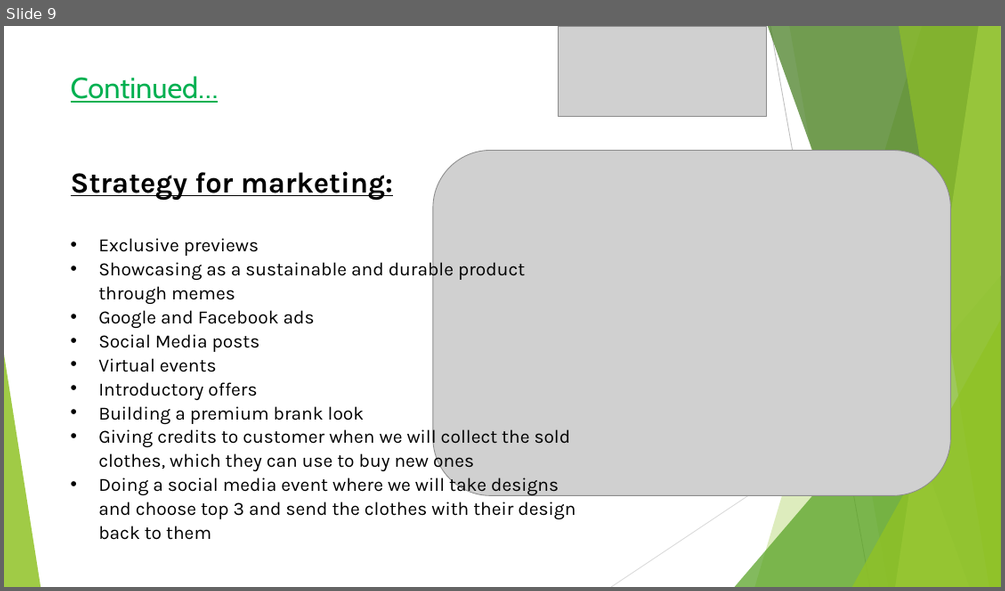
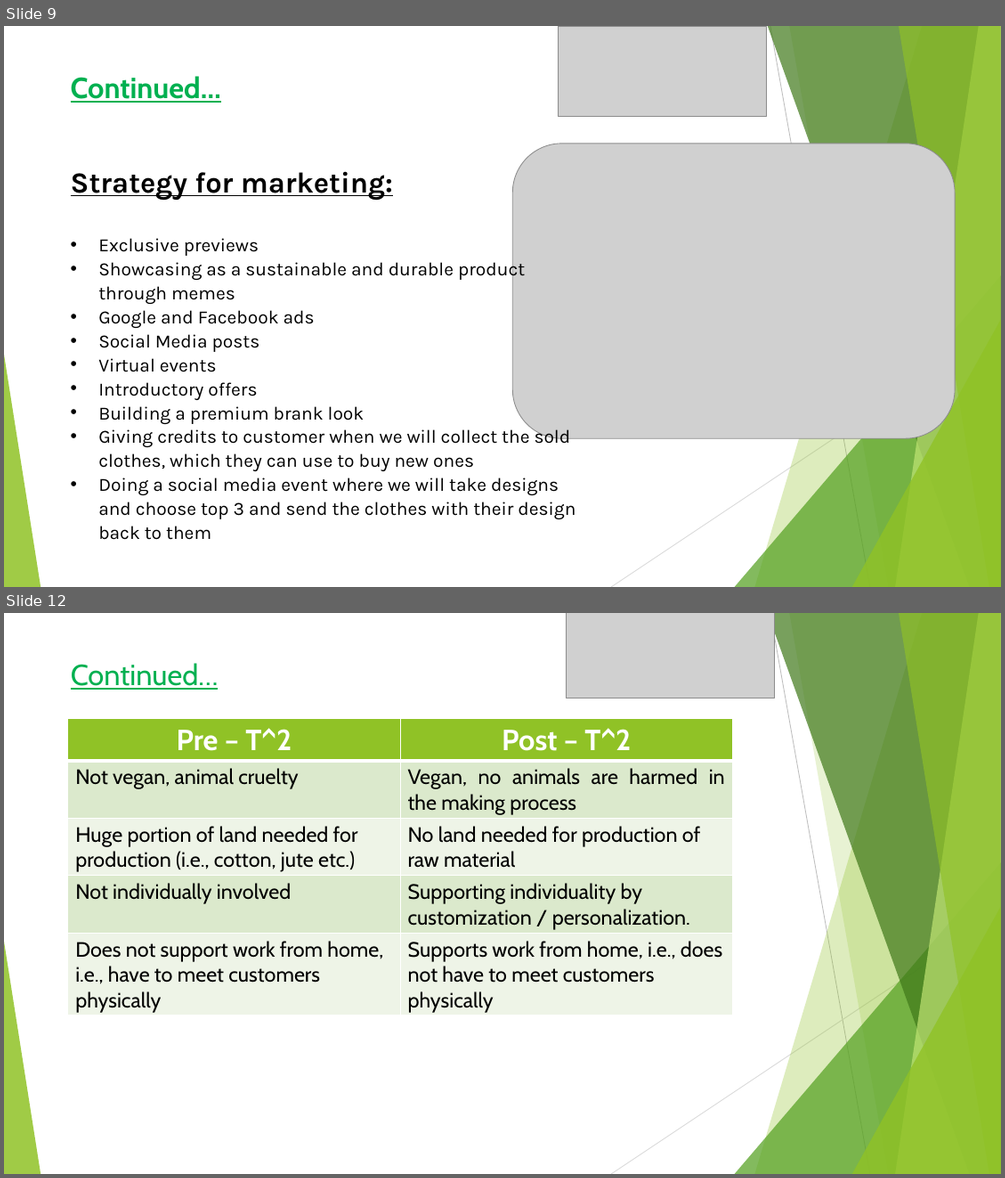
Before and after one commit to subhro1530/Hult-Prize, a slide deck: Demonstration.pptx. Shown one above the other, each under a label of ours: slide 9 before the commit, slides 9 and 12 after it; the slides between them are not shown. The pictures are 1005x591 and 1005x1178 pixels, drawn with LibreOffice and Linux fonts; fonts in the diff are those of the drawing; grey boxes stand for pictures. Boxes give left, top, right and bottom in pixels: in the first picture for what was removed or moved away, otherwise in the second. Text is boxed around its words. In the diff, an @@ line names an element or a change of style, - is before the commit and + after.

```diff
--- a/Demonstration.pptx
+++ b/Demonstration.pptx
@@ slide 12 added at (4, 613, 1001, 1174), background #FFFFFF; not listed: 10 template elements that a slide beside it also shows @@
@@ picture added at (566, 613, 775, 699) @@
@@ text added at (71, 663, 218, 690), 28 pt, text #00B050, underline @@
+Continued…
@@ table added at (68, 718, 732, 1040), 5 rows, 2 columns @@
+Pre – T^2 | Post – T^2
+Not vegan, animal cruelty | Vegan, no animals are harmed in the making process
+Huge portion of land needed for production (i.e., cotton, jute etc.) | No land needed for production of raw material
+Not individually involved | Supporting individuality by customization / personalization.
+Does not support work from home, i.e., have to meet customers physically | Supports work from home, i.e., does not have to meet customers physically
@@ slide 9 changed as well @@
@@ text "Continued…" at (71, 76, 221, 103): bold on @@
@@ picture: place and size @@
-picture at (433, 150, 951, 496)
+picture at (512, 143, 955, 438)
```
Also in this commit, not shown: 9 other slides changed, 5 other slides added, 2 slides removed.
